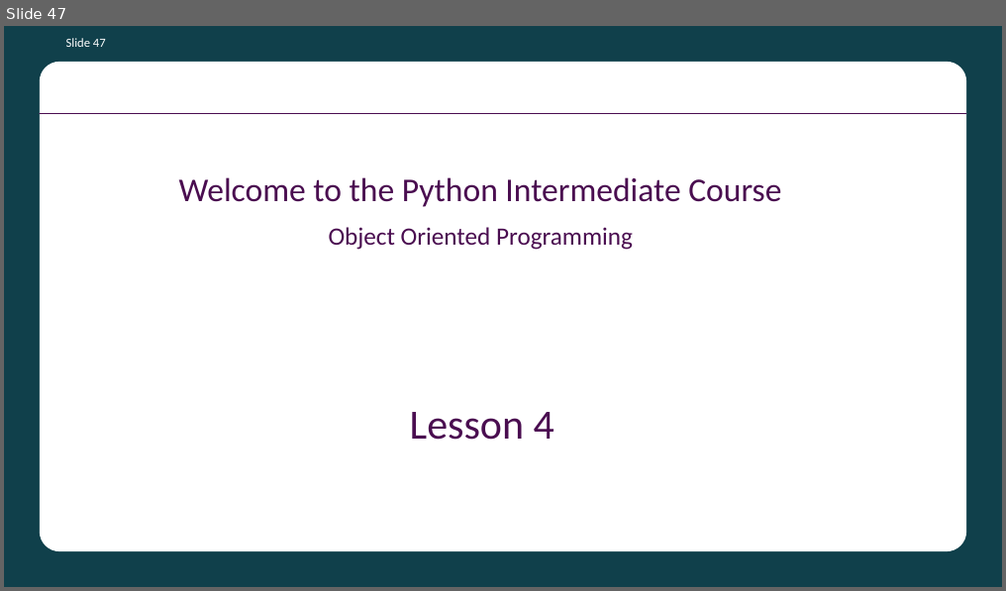
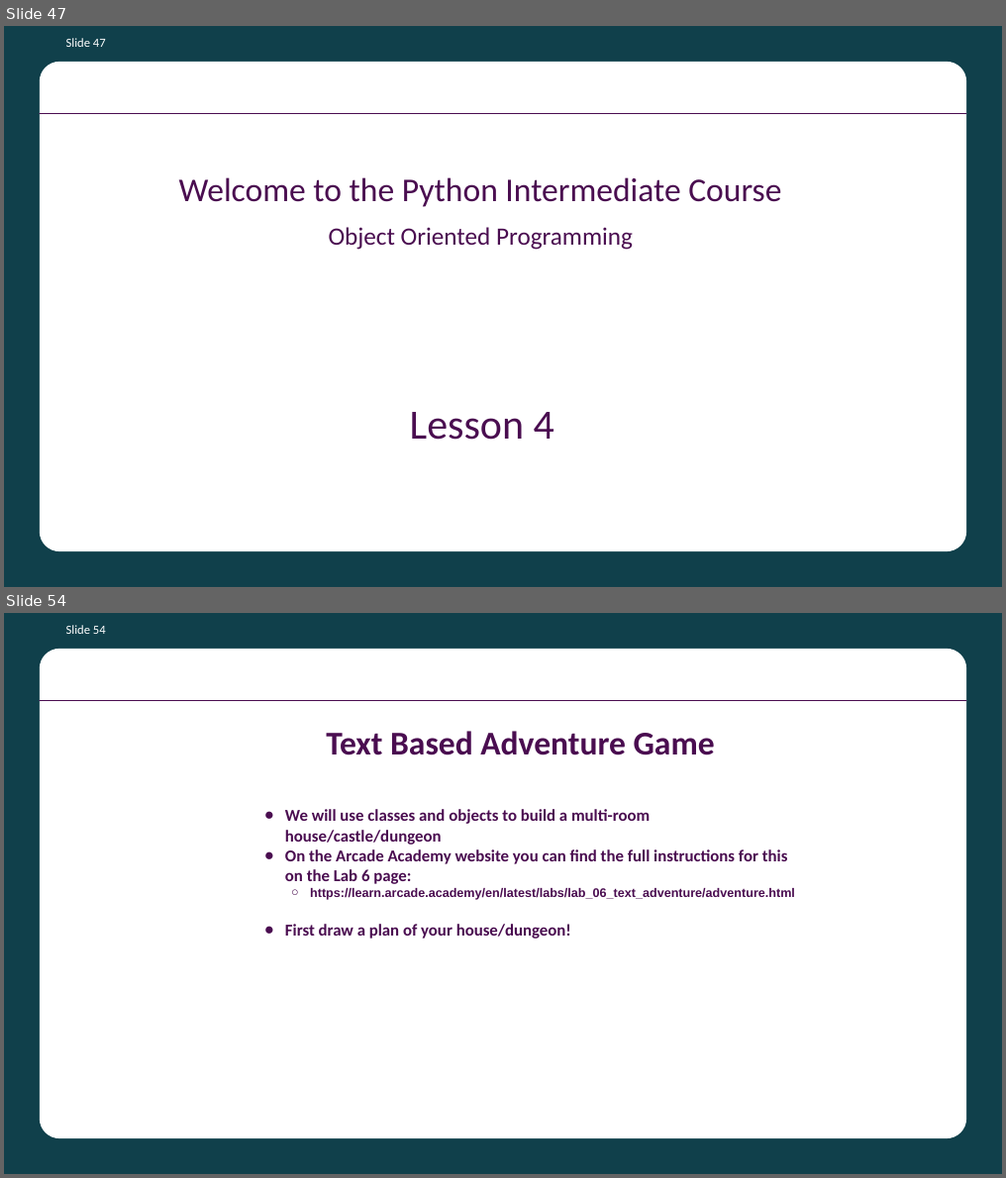
Before and after one commit to batecsw/OOP_class_work, a slide deck: Python OOP Course Presentation.pptx. Shown one above the other, each under a label of ours: slide 47 before the commit, slides 47 and 54 after it; the slides between them are not shown. The pictures are 1006x591 and 1006x1178 pixels, drawn with LibreOffice and Linux fonts; fonts in the diff are those of the drawing; background and template pictures are left out. Boxes give left, top, right and bottom in pixels: in the first picture for what was removed or moved away, otherwise in the second. Text is boxed around its words. In the diff, an @@ line names an element or a change of style, - is before the commit and + after.

Commit message:
Update with full Week 4 info

```diff
--- a/Python OOP Course Presentation.pptx
+++ b/Python OOP Course Presentation.pptx
@@ slide 54 added at bbox=[4, 613, 1002, 1174], background #10404B; not listed: 2 template elements that a slide beside it also shows @@
@@ page number added at bbox=[66, 625, 106, 634], 18 pt, text #FFFFFF @@
+Slide 54
@@ title added at bbox=[326, 731, 715, 756], 48 pt, text #4A0D50, bold @@
+Text Based Adventure Game
@@ title added at bbox=[285, 809, 795, 939], 24 pt, text #4A0D50, bold @@
+● We will use classes and objects to build a multi-room house/castle/dungeon
+● On the Arcade Academy website you can find the full instructions for this on the Lab 6 page:
+  ○ https://learn.arcade.academy/en/latest/labs/lab_06_text_adventure/adventure.html
+● First draw a plan of your house/dungeon!
```
Also in this commit, not shown: 6 other slides added, 2 other files.
